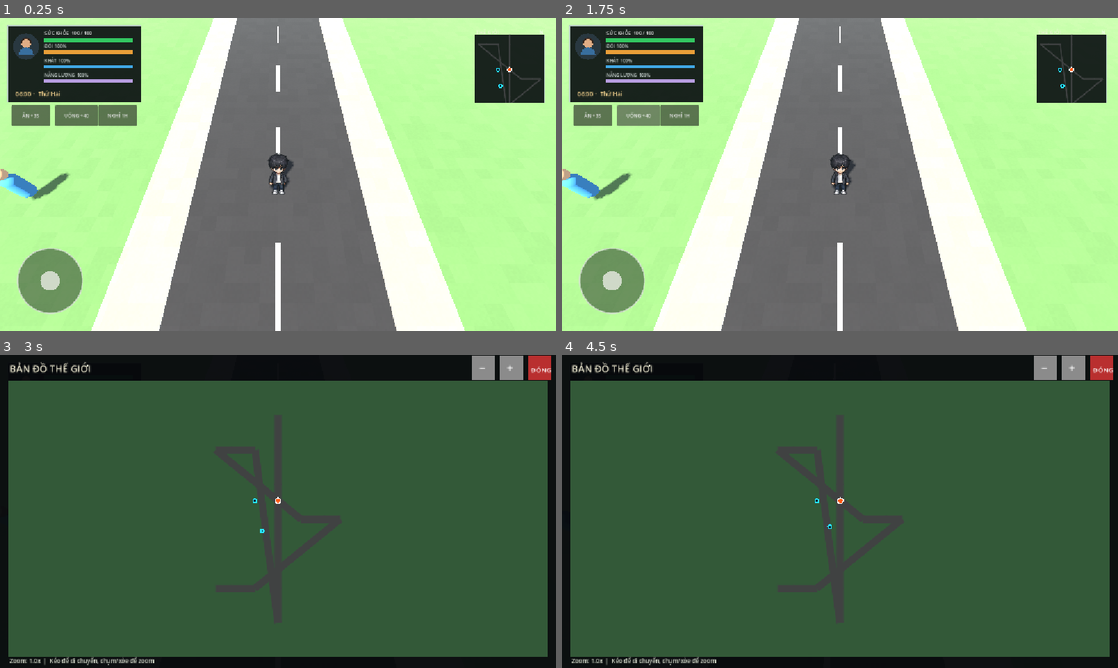
Above: before the commit, frames 1-4 (two rows, left to right).
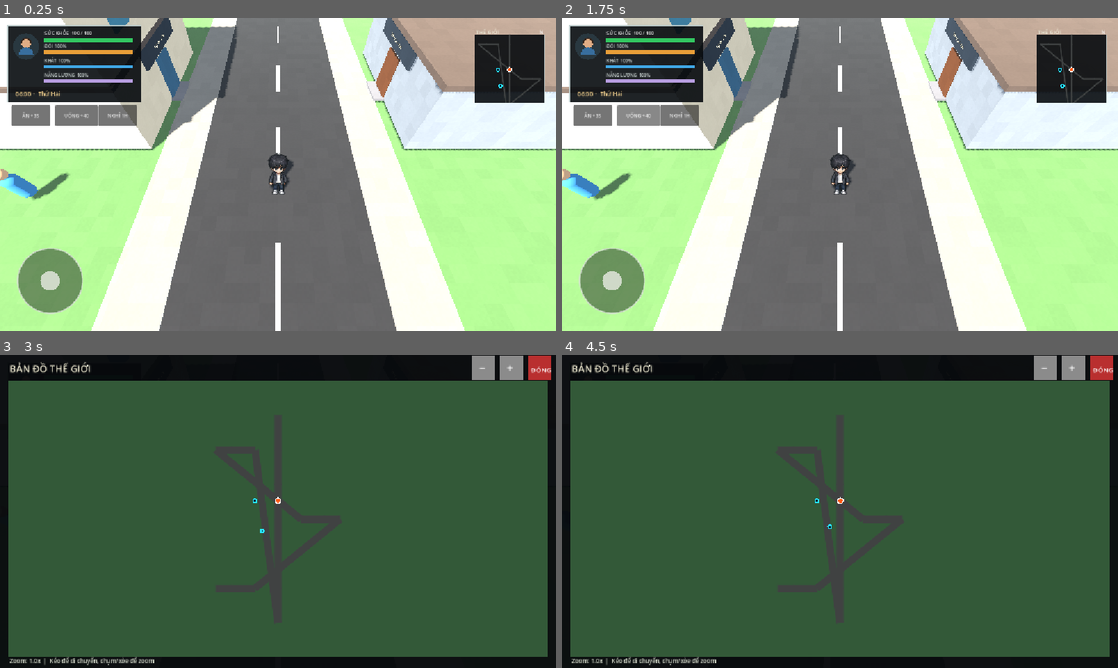
Above: after the commit, the same moments.

Repository: aohmn/GameDemo
Game: Godot game, scene res://scenes/boot/boot.tscn
Same seed, same stepped clock (60 frames per second), same inputs: the game is played once before the commit and once after it.
Inputs (mouse positions are in pixels of both pictures, inside the frame that each line leads up to):
- Up to frame 1 (0.25 s): no input
- Up to frame 2 (1.75 s): click "ĂN +35" at 0.5 s; click "UỐNG +40" at 1.25 s
- Up to frame 3 (3 s): click "NGHỈ 1H" at 2 s; tap Enter at 2.75 s; drag from (511, 401) to (333, 442) at 2.77 s
- Up to frame 4 (4.5 s): tap Space at 3.5 s; drag from (728, 527) to (812, 574) at 3.52 s; tap Enter at 4.25 s; move the mouse to (895, 442) at 4.27 s; hold Right (ui_right) from 4.28 s (still down)

The runs differ from the first frame. In frame 1, 21% of the frame differs, in the area x 0-100%, y 0-43%; in frame 2, 21%; in frame 3, less than 0.1%; in frame 4, less than 0.1%.

Commit message:
feat(world): 6 mau toa nha chuc nang theo MapLayout

Diff:
--- a/world/map/areas/hub_map_area.gd
+++ b/world/map/areas/hub_map_area.gd
@@ -82,7 +82,10 @@
 	# 1. Dựng nền, lòng đường, vỉa hè, gờ lề và vạch kẻ từ MapLayout
 	RoadBuilder.build_from_layout(layout, self)
 
-	# 2. Dựng cổng chuyển map từ layout.gates
+	# 2. Dựng các tòa nhà kiến trúc chức năng từ MapLayout
+	BuildingBuilder.build_from_layout(layout, self)
+
+	# 3. Dựng cổng chuyển map từ layout.gates
 	for gate: GateSpec in layout.gates:
 		TransitionBuilder.build([
 			{
--- a/world/map/content/buildings/building_builder.gd
+++ b/world/map/content/buildings/building_builder.gd
@@ -1,48 +1,273 @@
-## Building: nhà dân cư (dựng từ primitive mesh, không texture).
-## Tái sử dụng logic _build_house từ map_controller (cũ).
+## BuildingBuilder: Dựng các khối kiến trúc tòa nhà theo MapLayout.
+## Thiết kế theo phong cách nhà phố / hẻm Việt Nam hiện đại, hoàn toàn không texture:
+## - Khối thân nhà chính (BoxMesh, màu tường đặc trưng theo tầng).
+## - Mái hiên / Mái bằng có gờ viền (Parapet/Flat roof).
+## - Cửa chính (Front door), cửa sổ kính mờ (Front window).
+## - Biển hiệu (Label3D + khung nền) ghi tên bảng hiệu từ BuildingSpec.
+## - Bậc thềm tam cấp kết nối từ vỉa hè (Y = 0.08) lên sàn nhà (Y = 0.12).
+## - Toàn bộ phần va chạm (StaticBody3D + BoxShape3D) phủ trọn vẹn khối kiến trúc.
 extends RefCounted
 class_name BuildingBuilder
 
-static func build_buildings(specs: Array[Dictionary], parent: Node3D) -> void:
-	for i in range(specs.size()):
-		var spec: Dictionary = specs[i]
-		_build_house(parent, spec["position"], spec["wall_color"])
-
-
-static func _build_house(parent: Node3D, world_position: Vector3, wall_color: Color) -> void:
-	var house := StaticBody3D.new()
-	house.name = "VietnameseHouse"
-	house.position = world_position
-	parent.add_child(house)
-
-	house.add_child(
-		_make_box_node("HouseBody", Vector3(5.0, 3.0, 6.0), Vector3(0.0, 1.5, 0.0), wall_color)
+const SURFACE_SHADER: Shader = preload("res://world/map/shaders/procedural_surface.gdshader")
+
+## Độ cao chuẩn
+const SIDEWALK_Y: float = 0.08
+const FLOOR_HEIGHT: float = 3.2
+const BASE_ELEVATION: float = 0.12
+
+## Màu sắc kiến trúc mặc định
+const COLOR_ROOF: Color = Color(0.32, 0.28, 0.26)
+const COLOR_DOOR_WOOD: Color = Color(0.35, 0.22, 0.14)
+const COLOR_DOOR_GLASS: Color = Color(0.20, 0.35, 0.45)
+const COLOR_WINDOW: Color = Color(0.25, 0.48, 0.58)
+const COLOR_SIGN_BOARD: Color = Color(0.15, 0.18, 0.22)
+const COLOR_STEP: Color = Color(0.42, 0.42, 0.44)
+const COLOR_AWNING_FABRIC: Color = Color(0.75, 0.25, 0.20)
+
+
+## Dựng toàn bộ các tòa nhà có trong MapLayout
+static func build_from_layout(layout: MapLayout, parent: Node3D) -> void:
+	if layout == null:
+		return
+
+	# Tạo từ điển lot_id -> LotSpec để tra cứu nhanh hướng mặt tiền và vị trí lô đất
+	var lots_dict: Dictionary = {}
+	for lot: LotSpec in layout.lots:
+		lots_dict[lot.id] = lot
+
+	for building: BuildingSpec in layout.buildings:
+		var lot: LotSpec = lots_dict.get(building.lot_id, null)
+		_build_single_building(building, lot, parent)
+
+
+static func _build_single_building(spec: BuildingSpec, lot: LotSpec, parent: Node3D) -> void:
+	var building_root := StaticBody3D.new()
+	building_root.name = spec.id
+
+	# Xác định kích thước và tâm nhà dựa vào LotSpec
+	var width_x: float = 7.0
+	var depth_z: float = 8.0
+	var center_x: float = spec.door_point.x
+	var center_z: float = spec.door_point.z
+	var facing: String = "east"
+
+	if lot != null:
+		facing = lot.facing
+		width_x = maxf(4.0, lot.rect.size.x - 1.0)
+		depth_z = maxf(4.0, lot.rect.size.y - 1.0)
+		center_x = lot.rect.position.x + lot.rect.size.x * 0.5
+		center_z = lot.rect.position.y + lot.rect.size.y * 0.5
+
+	var total_floors := clampi(spec.floors, 1, 4)
+	var total_height: float = float(total_floors) * FLOOR_HEIGHT
+
+	building_root.position = Vector3(center_x, BASE_ELEVATION, center_z)
+	parent.add_child(building_root)
+
+	# 1. Khối va chạm chính (Collision)
+	var collision := CollisionShape3D.new()
+	var box_shape := BoxShape3D.new()
+	box_shape.size = Vector3(width_x, total_height, depth_z)
+	collision.shape = box_shape
+	collision.position = Vector3(0.0, total_height * 0.5, 0.0)
+	building_root.add_child(collision)
+
+	# 2. Khối thân nhà từng tầng
+	for f in range(total_floors):
+		var floor_y := float(f) * FLOOR_HEIGHT
+		var wall_col := spec.color
+		if f > 0:
+			# Các tầng trên có sắc độ nhạt hơn nhẹ để tạo chi tiết kiến trúc tầng
+			wall_col = Color(
+				clampf(spec.color.r * 1.05, 0.0, 1.0),
+				clampf(spec.color.g * 1.05, 0.0, 1.0),
+				clampf(spec.color.b * 1.05, 0.0, 1.0)
+			)
+
+		var floor_mesh := _make_box_node(
+			"Floor_%d" % f,
+			Vector3(width_x, FLOOR_HEIGHT - 0.05, depth_z),
+			Vector3(0.0, floor_y + (FLOOR_HEIGHT - 0.05) * 0.5, 0.0),
+			wall_col
+		)
+		building_root.add_child(floor_mesh)
+
+		# Gờ phào chỉ phân tầng (Ledge)
+		if f > 0:
+			var ledge := _make_box_node(
+				"Ledge_%d" % f,
+				Vector3(width_x + 0.3, 0.15, depth_z + 0.3),
+				Vector3(0.0, floor_y, 0.0),
+				COLOR_ROOF
+			)
+			building_root.add_child(ledge)
+
+	# 3. Mái bằng có gờ chắn (Parapet roof)
+	var roof := _make_box_node(
+		"Roof",
+		Vector3(width_x + 0.4, 0.25, depth_z + 0.4),
+		Vector3(0.0, total_height + 0.125, 0.0),
+		COLOR_ROOF
 	)
-
-	var collision := CollisionShape3D.new()
-	var collision_shape := BoxShape3D.new()
-	collision_shape.size = Vector3(5.0, 3.0, 6.0)
-	collision.shape = collision_shape
-	collision.position.y = 1.5
-	house.add_child(collision)
-
-	house.add_child(
-		_make_box_node("FlatRoof", Vector3(5.4, 0.35, 6.4), Vector3(0.0, 3.15, 0.0), Color(0.35, 0.27, 0.23))
+	building_root.add_child(roof)
+
+	# 4. Chi tiết mặt tiền theo hướng (Cửa chính, cửa sổ, bảng hiệu)
+	_build_facade(spec, building_root, width_x, depth_z, total_floors, facing)
+
+
+## Dựng các chi tiết kiến trúc mặt tiền theo hướng nhìn ra vỉa hè
+static func _build_facade(
+	spec: BuildingSpec,
+	building_root: Node3D,
+	width_x: float,
+	depth_z: float,
+	floors: int,
+	facing: String
+) -> void:
+	var door_w: float = 1.4
+	var door_h: float = 2.2
+	var door_color := COLOR_DOOR_WOOD
+	if spec.type == "cafe" or spec.type == "pharmacy" or spec.type == "grocery":
+		door_color = COLOR_DOOR_GLASS
+
+	var half_w := width_x * 0.5
+	var half_d := depth_z * 0.5
+
+	# Tính vector vị trí và góc quay theo hướng mặt tiền
+	var front_offset := Vector3.ZERO
+	var sign_rot_y := 0.0
+
+	match facing:
+		"east":
+			# Mặt tiền quay về phía trục +X (nhìn ra đường ở phía đông)
+			front_offset = Vector3(half_w, 0.0, 0.0)
+			sign_rot_y = 90.0
+
+			# Cửa chính tầng 1
+			building_root.add_child(
+				_make_box_node("Door", Vector3(0.10, door_h, door_w), Vector3(half_w + 0.04, door_h * 0.5, 0.0), door_color)
+			)
+			# Bậc tam cấp
+			building_root.add_child(
+				_make_box_node("Step", Vector3(0.60, 0.10, door_w + 0.4), Vector3(half_w + 0.30, 0.05, 0.0), COLOR_STEP)
+			)
+			# Bảng hiệu trên cửa
+			_add_sign_board(spec.sign_text, building_root, Vector3(half_w + 0.15, door_h + 0.6, 0.0), sign_rot_y, depth_z * 0.7)
+
+			# Cửa sổ các tầng trên
+			for f in range(1, floors):
+				var fy := float(f) * FLOOR_HEIGHT + 1.6
+				building_root.add_child(
+					_make_box_node("Win_L_%d" % f, Vector3(0.08, 1.2, 1.2), Vector3(half_w + 0.03, fy, -half_d * 0.45), COLOR_WINDOW)
+				)
+				building_root.add_child(
+					_make_box_node("Win_R_%d" % f, Vector3(0.08, 1.2, 1.2), Vector3(half_w + 0.03, fy, half_d * 0.45), COLOR_WINDOW)
+				)
+
+		"west":
+			# Mặt tiền quay về phía trục -X (nhìn ra đường ở phía tây)
+			front_offset = Vector3(-half_w, 0.0, 0.0)
+			sign_rot_y = -90.0
+
+			building_root.add_child(
+				_make_box_node("Door", Vector3(0.10, door_h, door_w), Vector3(-half_w - 0.04, door_h * 0.5, 0.0), door_color)
+			)
+			building_root.add_child(
+				_make_box_node("Step", Vector3(0.60, 0.10, door_w + 0.4), Vector3(-half_w - 0.30, 0.05, 0.0), COLOR_STEP)
+			)
+			_add_sign_board(spec.sign_text, building_root, Vector3(-half_w - 0.15, door_h + 0.6, 0.0), sign_rot_y, depth_z * 0.7)
+
+			for f in range(1, floors):
+				var fy := float(f) * FLOOR_HEIGHT + 1.6
+				building_root.add_child(
+					_make_box_node("Win_L_%d" % f, Vector3(0.08, 1.2, 1.2), Vector3(-half_w - 0.03, fy, -half_d * 0.45), COLOR_WINDOW)
+				)
+				building_root.add_child(
+					_make_box_node("Win_R_%d" % f, Vector3(0.08, 1.2, 1.2), Vector3(-half_w - 0.03, fy, half_d * 0.45), COLOR_WINDOW)
+				)
+
+		"south":
+			# Mặt tiền quay về phía trục +Z (nhìn ra hẻm ở phía nam)
+			front_offset = Vector3(0.0, 0.0, half_d)
+			sign_rot_y = 0.0
+
+			building_root.add_child(
+				_make_box_node("Door", Vector3(door_w, door_h, 0.10), Vector3(0.0, door_h * 0.5, half_d + 0.04), door_color)
+			)
+			building_root.add_child(
+				_make_box_node("Step", Vector3(door_w + 0.4, 0.10, 0.60), Vector3(0.0, 0.05, half_d + 0.30), COLOR_STEP)
+			)
+			_add_sign_board(spec.sign_text, building_root, Vector3(0.0, door_h + 0.6, half_d + 0.15), sign_rot_y, width_x * 0.7)
+
+			for f in range(1, floors):
+				var fy := float(f) * FLOOR_HEIGHT + 1.6
+				building_root.add_child(
+					_make_box_node("Win_L_%d" % f, Vector3(1.2, 1.2, 0.08), Vector3(-half_w * 0.45, fy, half_d + 0.03), COLOR_WINDOW)
+				)
+				building_root.add_child(
+					_make_box_node("Win_R_%d" % f, Vector3(1.2, 1.2, 0.08), Vector3(half_w * 0.45, fy, half_d + 0.03), COLOR_WINDOW)
+				)
+
+		"north":
+			# Mặt tiền quay về phía trục -Z (nhìn ra hẻm ở phía bắc)
+			front_offset = Vector3(0.0, 0.0, -half_d)
+			sign_rot_y = 180.0
+
+			building_root.add_child(
+				_make_box_node("Door", Vector3(door_w, door_h, 0.10), Vector3(0.0, door_h * 0.5, -half_d - 0.04), door_color)
+			)
+			building_root.add_child(
+				_make_box_node("Step", Vector3(door_w + 0.4, 0.10, 0.60), Vector3(0.0, 0.05, -half_d - 0.30), COLOR_STEP)
+			)
+			_add_sign_board(spec.sign_text, building_root, Vector3(0.0, door_h + 0.6, -half_d - 0.15), sign_rot_y, width_x * 0.7)
+
+			for f in range(1, floors):
+				var fy := float(f) * FLOOR_HEIGHT + 1.6
+				building_root.add_child(
+					_make_box_node("Win_L_%d" % f, Vector3(1.2, 1.2, 0.08), Vector3(-half_w * 0.45, fy, -half_d - 0.03), COLOR_WINDOW)
+				)
+				building_root.add_child(
+					_make_box_node("Win_R_%d" % f, Vector3(1.2, 1.2, 0.08), Vector3(half_w * 0.45, fy, -half_d - 0.03), COLOR_WINDOW)
+				)
+
+
+static func _add_sign_board(
+	text: String,
+	parent: Node3D,
+	pos: Vector3,
+	rot_y_deg: float,
+	board_width: float
+) -> void:
+	if text.is_empty():
+		return
+
+	var board_node := Node3D.new()
+	board_node.name = "SignBoardRoot"
+	board_node.position = pos
+	board_node.rotation_degrees = Vector3(0.0, rot_y_deg, 0.0)
+	parent.add_child(board_node)
+
+	# Nền bảng hiệu
+	var bg_mesh := _make_box_node(
+		"SignBg",
+		Vector3(minf(board_width, 4.0), 0.75, 0.12),
+		Vector3.ZERO,
+		COLOR_SIGN_BOARD
 	)
-
-	var front_direction := 1.0
-	if world_position.x > 0.0:
-		front_direction = -1.0
-
-	house.add_child(
-		_make_box_node("FrontDoor", Vector3(0.08, 1.8, 0.9), Vector3(front_direction * 2.54, 0.9, 0.0), Color(0.30, 0.19, 0.12))
-	)
-
-	for index in range(2):
-		var window_z := -1.45 + float(index) * 2.9
-		house.add_child(
-			_make_box_node("FrontWindow", Vector3(0.08, 0.75, 1.0), Vector3(front_direction * 2.55, 2.0, window_z), Color(0.20, 0.48, 0.59))
-		)
+	board_node.add_child(bg_mesh)
+
+	# Chữ trên bảng hiệu
+	var label := Label3D.new()
+	label.name = "SignText"
+	label.text = text
+	label.position = Vector3(0.0, 0.0, 0.08)
+	label.font_size = 38
+	label.outline_size = 6
+	label.modulate = Color(1.0, 0.95, 0.75)
+	label.outline_modulate = Color(0.1, 0.1, 0.1)
+	label.no_depth_test = false
+	board_node.add_child(label)
 
 
 static func _make_box_node(object_name: String, box_size: Vector3, local_position: Vector3, color: Color) -> MeshInstance3D:
@@ -58,8 +283,33 @@
 
 static func _make_material(color: Color) -> ShaderMaterial:
 	var material := ShaderMaterial.new()
-	material.shader = preload("res://world/map/shaders/procedural_surface.gdshader")
+	material.shader = SURFACE_SHADER
 	material.set_shader_parameter("base_color", color)
 	material.set_shader_parameter("roughness_value", 0.88)
 	material.set_shader_parameter("surface_detail", 0.018)
 	return material
+
+
+## Tương thích ngược logic cũ
+static func build_buildings(specs: Array[Dictionary], parent: Node3D) -> void:
+	for i in range(specs.size()):
+		var spec: Dictionary = specs[i]
+		_build_house(parent, spec["position"], spec["wall_color"])
+
+
+static func _build_house(parent: Node3D, world_position: Vector3, wall_color: Color) -> void:
+	var house := StaticBody3D.new()
+	house.name = "VietnameseHouse"
+	house.position = world_position
+	parent.add_child(house)
+
+	house.add_child(
+		_make_box_node("HouseBody", Vector3(5.0, 3.0, 6.0), Vector3(0.0, 1.5, 0.0), wall_color)
+	)
+
+	var collision := CollisionShape3D.new()
+	var collision_shape := BoxShape3D.new()
+	collision_shape.size = Vector3(5.0, 3.0, 6.0)
+	collision.shape = collision_shape
+	collision.position.y = 1.5
+	house.add_child(collision)
--- a/world/map/data/hub_layout.tres
+++ b/world/map/data/hub_layout.tres
@@ -7,6 +7,63 @@
 [ext_resource type="Script" path="res://world/map/layout/map_layout.gd" id="5_s16wr"]
 
 [sub_resource type="Resource" id="Resource_l4f8y"]
+script = ExtResource("1_cu55m")
+id = "bld_grocery"
+type = "grocery"
+lot_id = "lot_grocery"
+floors = 2
+color = Color(0.88, 0.82, 0.68, 1)
+sign_text = "Tạp Hóa Cô Lan"
+door_point = Vector3(-4.5, 0.08, -15)
+
+[sub_resource type="Resource" id="Resource_idfxb"]
+script = ExtResource("1_cu55m")
+id = "bld_mechanic"
+type = "mechanic"
+lot_id = "lot_mechanic"
+color = Color(0.45, 0.48, 0.52, 1)
+sign_text = "Sửa Xe Chú Minh"
+door_point = Vector3(4.5, 0.08, -15)
+
+[sub_resource type="Resource" id="Resource_poh8i"]
+script = ExtResource("1_cu55m")
+id = "bld_res_lan"
+lot_id = "lot_res_lan"
+floors = 3
+color = Color(0.85, 0.8, 0.72, 1)
+sign_text = "Nhà Số 12"
+door_point = Vector3(-20, 0.08, -31)
+
+[sub_resource type="Resource" id="Resource_toe35"]
+script = ExtResource("1_cu55m")
+id = "bld_res_minh"
+lot_id = "lot_res_minh"
+floors = 2
+color = Color(0.78, 0.82, 0.76, 1)
+sign_text = "Nhà Số 27"
+door_point = Vector3(20, 0.08, 2.2)
+
+[sub_resource type="Resource" id="Resource_uj3re"]
+script = ExtResource("1_cu55m")
+id = "bld_cafe"
+type = "cafe"
+lot_id = "lot_cafe"
+floors = 2
+color = Color(0.65, 0.5, 0.38, 1)
+sign_text = "Cà Phê Phố"
+door_point = Vector3(-4.5, 0.08, 15)
+
+[sub_resource type="Resource" id="Resource_1177o"]
+script = ExtResource("1_cu55m")
+id = "bld_pharmacy"
+type = "pharmacy"
+lot_id = "lot_pharmacy"
+floors = 2
+color = Color(0.92, 0.94, 0.95, 1)
+sign_text = "Nhà Thuốc An Tâm"
+door_point = Vector3(4.5, 0.08, 15)
+
+[sub_resource type="Resource" id="Resource_7xsgp"]
 script = ExtResource("2_fdj64")
 id = "gate_to_lake"
 name = "ToLake"
@@ -16,36 +73,47 @@
 dest_scene = "res://world/map/scenes/fishing_lake_map.tscn"
 dest_spawn = "from_hub"
 
-[sub_resource type="Resource" id="Resource_idfxb"]
+[sub_resource type="Resource" id="Resource_m51vc"]
 script = ExtResource("3_udalt")
-id = "lot_main_w1"
-rect = Rect2(-15.5, -25, 10, 10)
+id = "lot_grocery"
+rect = Rect2(-14.5, -20, 9, 10)
 
-[sub_resource type="Resource" id="Resource_poh8i"]
+[sub_resource type="Resource" id="Resource_u8jv1"]
 script = ExtResource("3_udalt")
-id = "lot_main_e1"
-rect = Rect2(5.5, -25, 10, 10)
+id = "lot_mechanic"
+rect = Rect2(5.5, -20, 9, 10)
 facing = "west"
 
-[sub_resource type="Resource" id="Resource_toe35"]
+[sub_resource type="Resource" id="Resource_p50pe"]
 script = ExtResource("3_udalt")
-id = "lot_alley1_n1"
-rect = Rect2(-25.5, -40, 10, 8)
+id = "lot_res_lan"
+rect = Rect2(-25, -39.75, 10, 8)
 facing = "south"
 
-[sub_resource type="Resource" id="Resource_uj3re"]
+[sub_resource type="Resource" id="Resource_bckjl"]
 script = ExtResource("3_udalt")
-id = "lot_alley2_s1"
-rect = Rect2(15.5, 2, 10, 8)
+id = "lot_res_minh"
+rect = Rect2(15, 1.75, 10, 8)
 facing = "north"
 
-[sub_resource type="Resource" id="Resource_1177o"]
+[sub_resource type="Resource" id="Resource_y8hne"]
+script = ExtResource("3_udalt")
+id = "lot_cafe"
+rect = Rect2(-14.5, 10, 9, 10)
+
+[sub_resource type="Resource" id="Resource_bcnwe"]
+script = ExtResource("3_udalt")
+id = "lot_pharmacy"
+rect = Rect2(5.5, 10, 9, 10)
+facing = "west"
+
+[sub_resource type="Resource" id="Resource_ytuyn"]
 script = ExtResource("4_bi0l0")
 id = "road_main"
 start_point = Vector2(0, -50)
 end_point = Vector2(0, 50)
 
-[sub_resource type="Resource" id="Resource_7xsgp"]
+[sub_resource type="Resource" id="Resource_kqb2k"]
 script = ExtResource("4_bi0l0")
 id = "alley_west_1"
 kind = "alley"
@@ -78,6 +146,7 @@
 
 [resource]
 script = ExtResource("5_s16wr")
-roads = Array[ExtResource("4_bi0l0")]([SubResource("Resource_1177o"), SubResource("Resource_7xsgp"), SubResource("Resource_m51vc"), SubResource("Resource_u8jv1"), SubResource("Resource_p50pe")])
-lots = Array[ExtResource("3_udalt")]([SubResource("Resource_idfxb"), SubResource("Resource_poh8i"), SubResource("Resource_toe35"), SubResource("Resource_uj3re")])
-gates = Array[ExtResource("2_fdj64")]([SubResource("Resource_l4f8y")])
+roads = Array[ExtResource("4_bi0l0")]([SubResource("Resource_ytuyn"), SubResource("Resource_kqb2k"), SubResource("Resource_7k2ml"), SubResource("Resource_rfw7n"), SubResource("Resource_mista")])
+lots = Array[ExtResource("3_udalt")]([SubResource("Resource_m51vc"), SubResource("Resource_u8jv1"), SubResource("Resource_p50pe"), SubResource("Resource_bckjl"), SubResource("Resource_y8hne"), SubResource("Resource_bcnwe")])
+buildings = Array[ExtResource("1_cu55m")]([SubResource("Resource_l4f8y"), SubResource("Resource_idfxb"), SubResource("Resource_poh8i"), SubResource("Resource_toe35"), SubResource("Resource_uj3re"), SubResource("Resource_1177o")])
+gates = Array[ExtResource("2_fdj64")]([SubResource("Resource_7xsgp")])
Not shown: 2 places in world/map/data/hub_layout.tres that only renumber resources
Not shown, added: world/map/layout/building_spec.gd.uid
Not shown, added: world/map/layout/gate_spec.gd.uid
Not shown, added: world/map/layout/lot_spec.gd.uid
Not shown, added: world/map/layout/map_layout.gd.uid
Not shown, added: world/map/layout/road_spec.gd.uid
Not shown, changed: CHANGELOG.md
